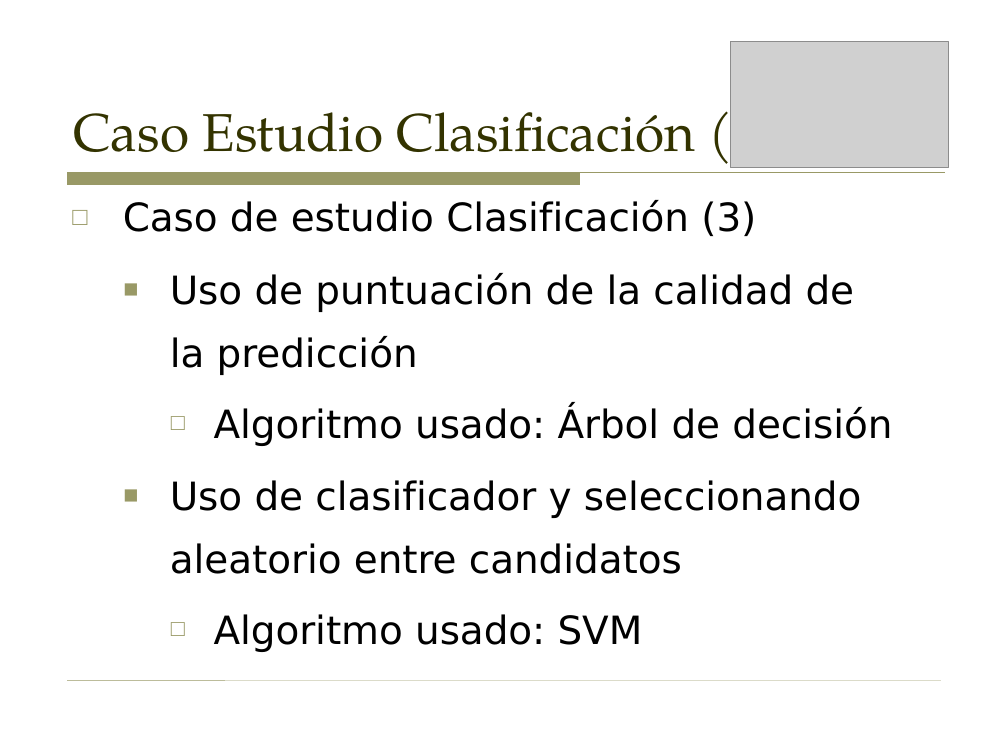
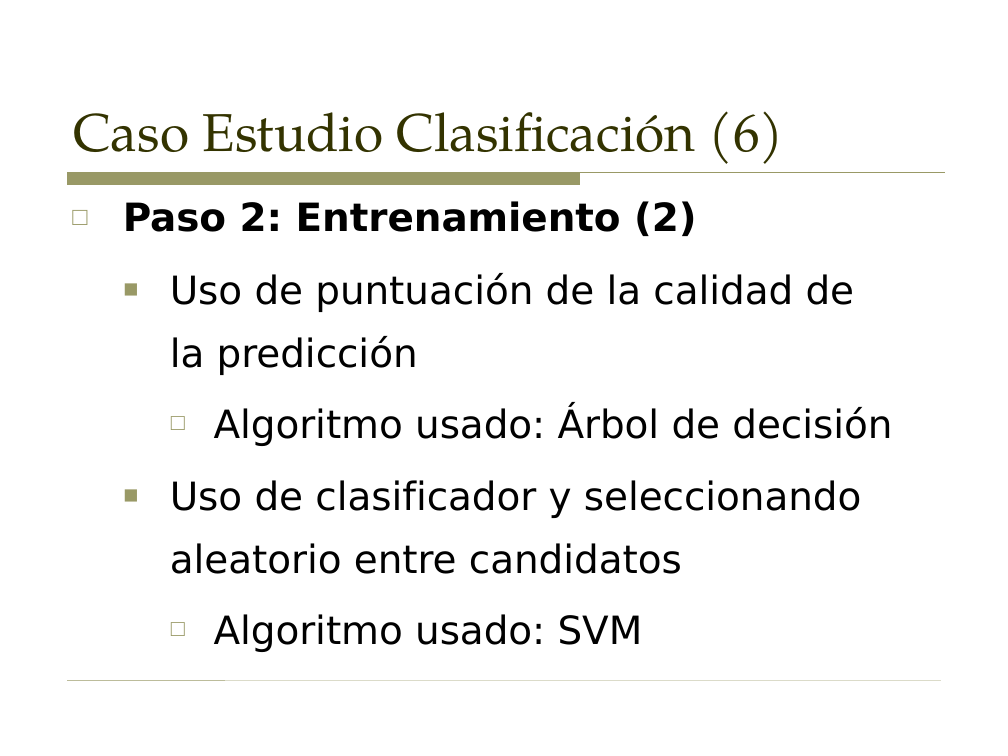
Before and after one commit to sergarb1/TallerAprendizajeAutomaticoPython, a slide deck: slide 28 of Taller - Introduccion al aprendizaje automatico (Supervisado y no supervisado).odp (slide 15 before the commit). Drawn at 1008x756 pixels with LibreOffice and Linux fonts; fonts in the diff are those of the drawing; grey boxes stand for pictures. Boxes give left, top, right and bottom in pixels: in the first picture for what was removed or moved away, otherwise in the second. Text is boxed around its words. In the diff, an @@ line names an element or a change of style, - is before the commit and + after.

```diff
--- a/Taller - Introduccion al aprendizaje automatico (Supervisado y no supervisado).odp
+++ b/Taller - Introduccion al aprendizaje automatico (Supervisado y no supervisado).odp
@@ picture removed at [730,41,949,167] @@
@@ title at [73,111,784,164]: text changed @@
-Caso Estudio Clasificación (3)
+Caso Estudio Clasificación (6)
@@ text at [123,201,697,236]: text changed; bold on @@
-□ Caso de estudio Clasificación (3)
+□ Paso 2: Entrenamiento (2)
```
Also in this commit, not shown: 19 other slides changed, 16 slides added, 1 other file.
